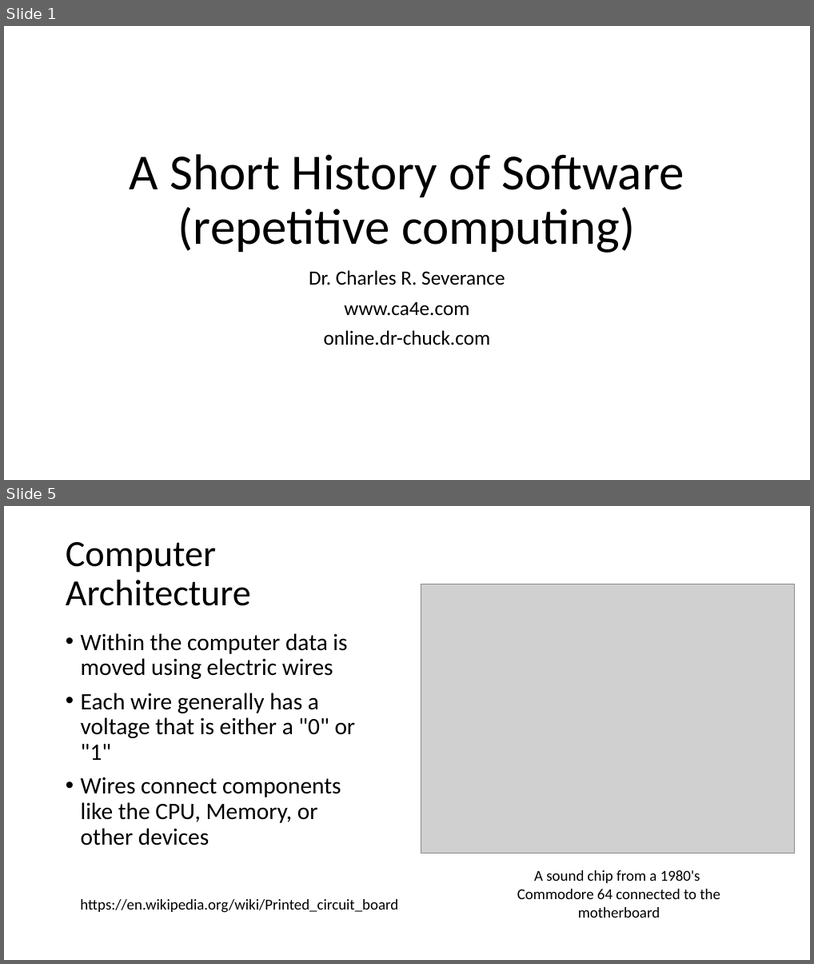
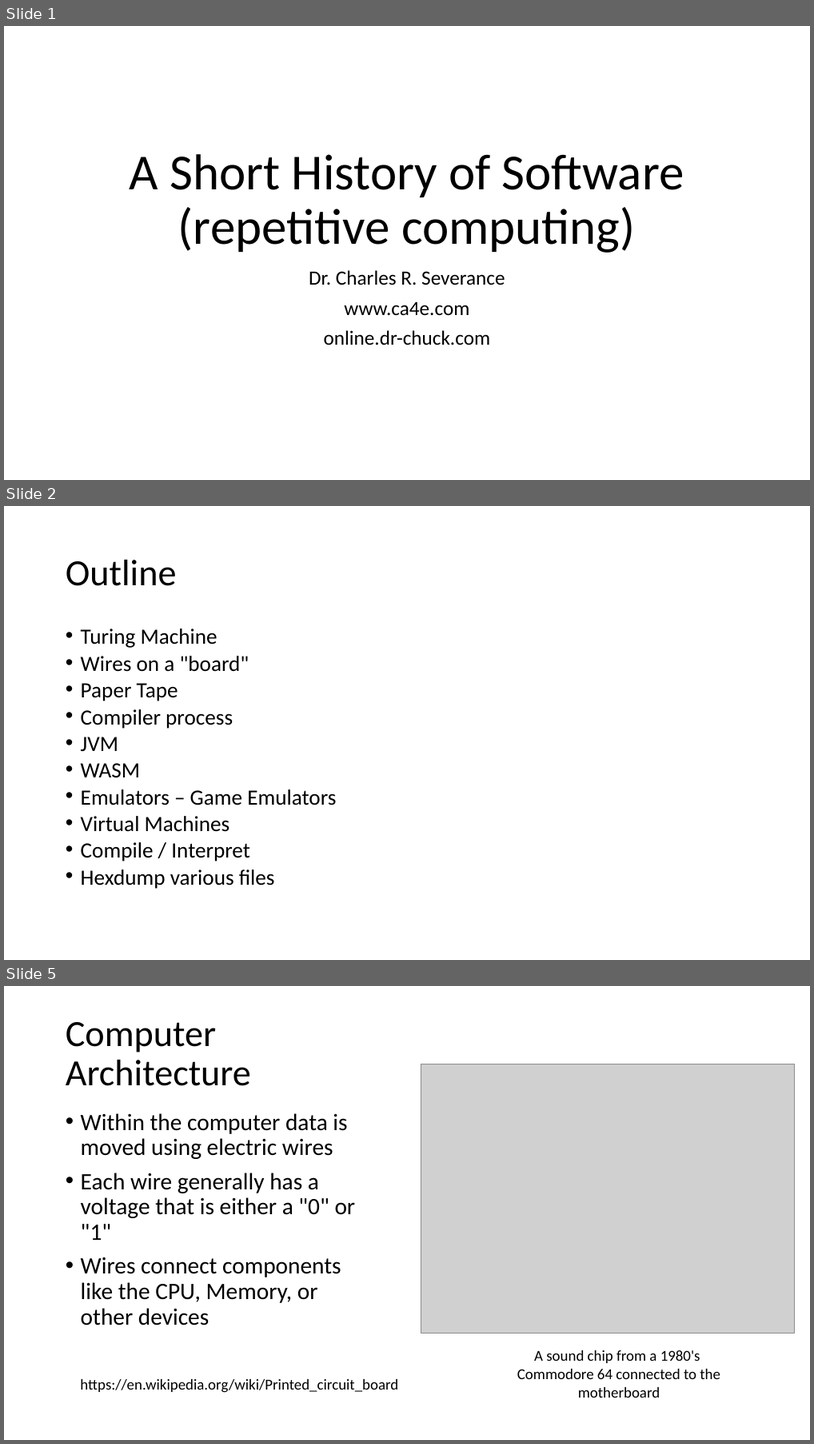
Before and after one commit to csev/ca4e, a slide deck: lectures/10-Software.pptx. Shown one above the other, each under a label of ours: slides 1 and 5 before the commit, slides 1, 2 and 5 after it; the slides between them are not shown. The pictures are 814x964 and 814x1444 pixels, drawn with LibreOffice and Linux fonts; fonts in the diff are those of the drawing; grey boxes stand for pictures. Boxes give left, top, right and bottom in pixels: in the first picture for what was removed or moved away, otherwise in the second. Text is boxed around its words. In the diff, an @@ line names an element or a change of style, - is before the commit and + after.

```diff
--- a/lectures/10-Software.pptx
+++ b/lectures/10-Software.pptx
@@ slide 2 added at (x1=4, y1=506, x2=810, y2=960), background #FFFFFF @@
@@ title added at (x1=66, y1=560, x2=177, y2=586), 44 pt, text #000000 @@
+Outline
@@ text added at (x1=81, y1=628, x2=336, y2=888), 25.9 pt, text #000000 @@
+• Turing Machine
+• Wires on a "board"
+• Paper Tape
+• Compiler process
+• JVM
+• WASM
+• Emulators – Game Emulators
+• Virtual Machines
+• Compile / Interpret
+• Hexdump various files
```
Also in this commit, not shown: 2 slides changed, 1 slide removed, 1 other file.
